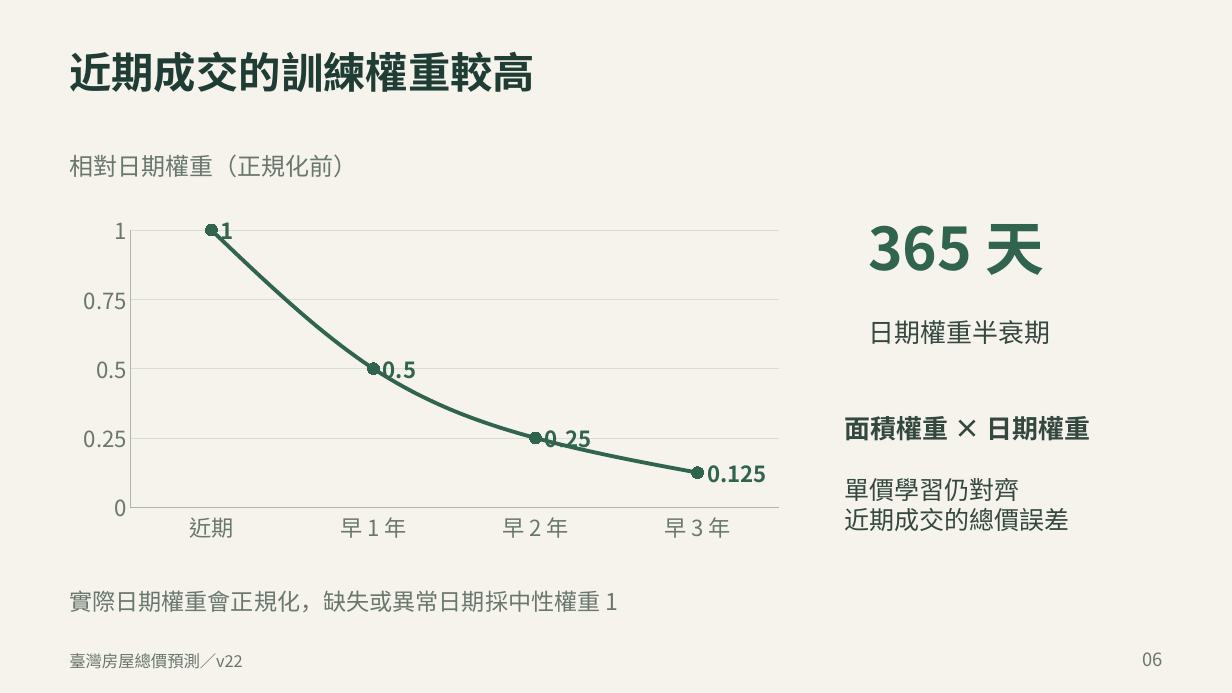
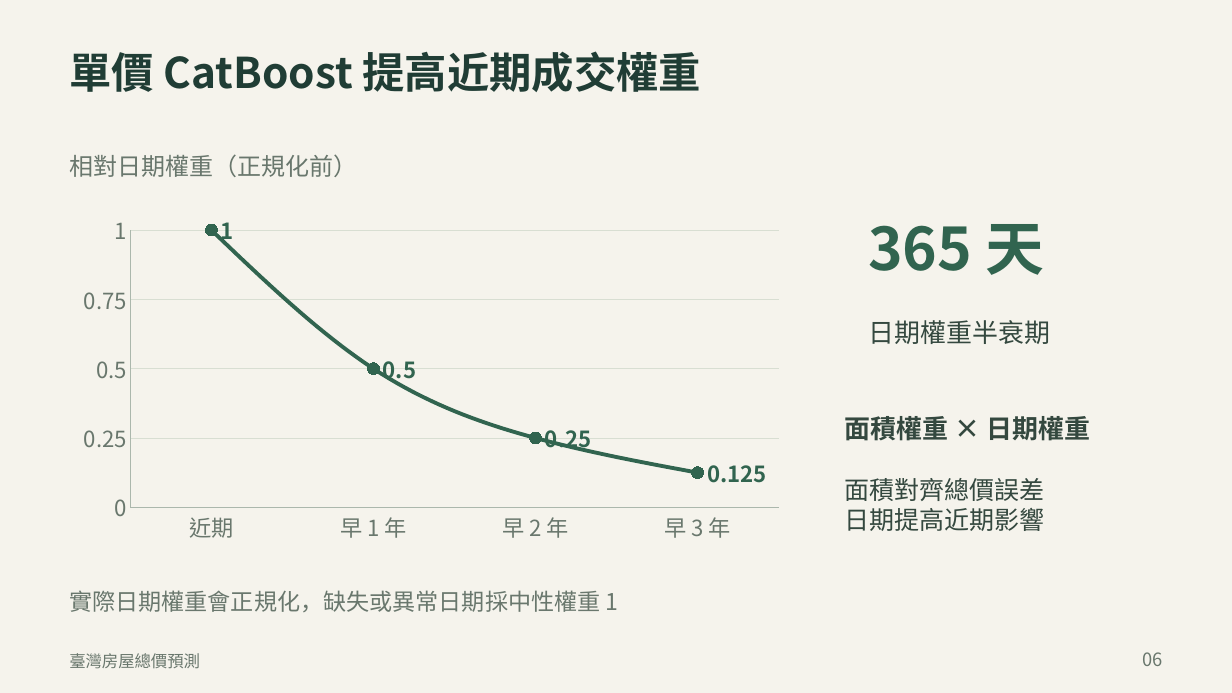
Before and after one commit to ziyi930108/nycu-house-price-regression, a slide deck: slide 6 of presentation/臺灣房價預測_正式報告_v22.pptx. Drawn at 1232x693 pixels with LibreOffice and Linux fonts; fonts in the diff are those of the drawing. Boxes give left, top, right and bottom in pixels: in the first picture for what was removed or moved away, otherwise in the second. Text is boxed around its words. In the diff, an @@ line names an element or a change of style, - is before the commit and + after.

```diff
--- a/presentation/臺灣房價預測_正式報告_v22.pptx
+++ b/presentation/臺灣房價預測_正式報告_v22.pptx
@@ text at box(69, 51, 702, 92): text changed @@
-近期成交的訓練權重較高
+單價 CatBoost 提高近期成交權重
@@ text at box(844, 478, 1045, 531): text changed @@
-單價學習仍對齊
-近期成交的總價誤差
+面積對齊總價誤差
+日期提高近期影響
@@ text at box(69, 653, 200, 668): text changed @@
-臺灣房屋總價預測／v22
+臺灣房屋總價預測
```
Also in this commit, not shown: 10 other slides changed, 4 slides added, 5 slides removed, 19 other files.
